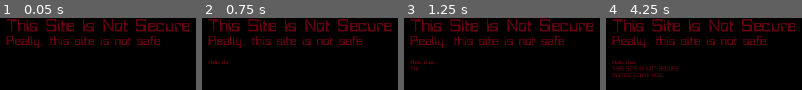
Above: before the commit, frames 1-4 (left to right).
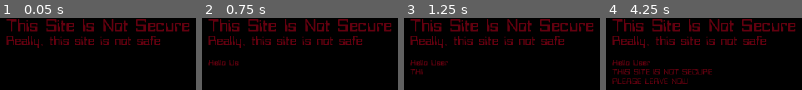
Above: after the commit, the same moments.

Repository: ZultaCulu/This_Site_Is_Not_Secure
Game: Godot game, scene res://Pages/Home/Home.tscn
Same seed, same stepped clock (60 frames per second), same inputs: the game is played once before the commit and once after it.
Inputs:
- Up to frame 1 (0.05 s): no input
- Up to frame 2 (0.75 s): tap Enter at 0.5 s
- Up to frame 3 (1.25 s): no input
- Up to frame 4 (4.25 s): tap Space at 1.25, 2.75 s; tap Enter at 2, 3.5 s

Frame 1 is identical in both runs. In frame 2, 0.7% of the frame differs, in the area x 3-19%, y 58-67%; in frame 3, 1.2%; in frame 4, 6.0%, in the area x 3-55%, y 58-92%.

Commit message:
Update dialouge settings

Diff:
--- a/src/Dialouge/Dialouge.tscn
+++ b/src/Dialouge/Dialouge.tscn
@@ -4,7 +4,7 @@
 [ext_resource path="res://fonts/Bitwise-m19x.ttf" type="DynamicFontData" id=2]
 
 [sub_resource type="DynamicFont" id=1]
-size = 12
+size = 18
 font_data = ExtResource( 2 )
 
 [node name="Node2D" type="Node2D"]
